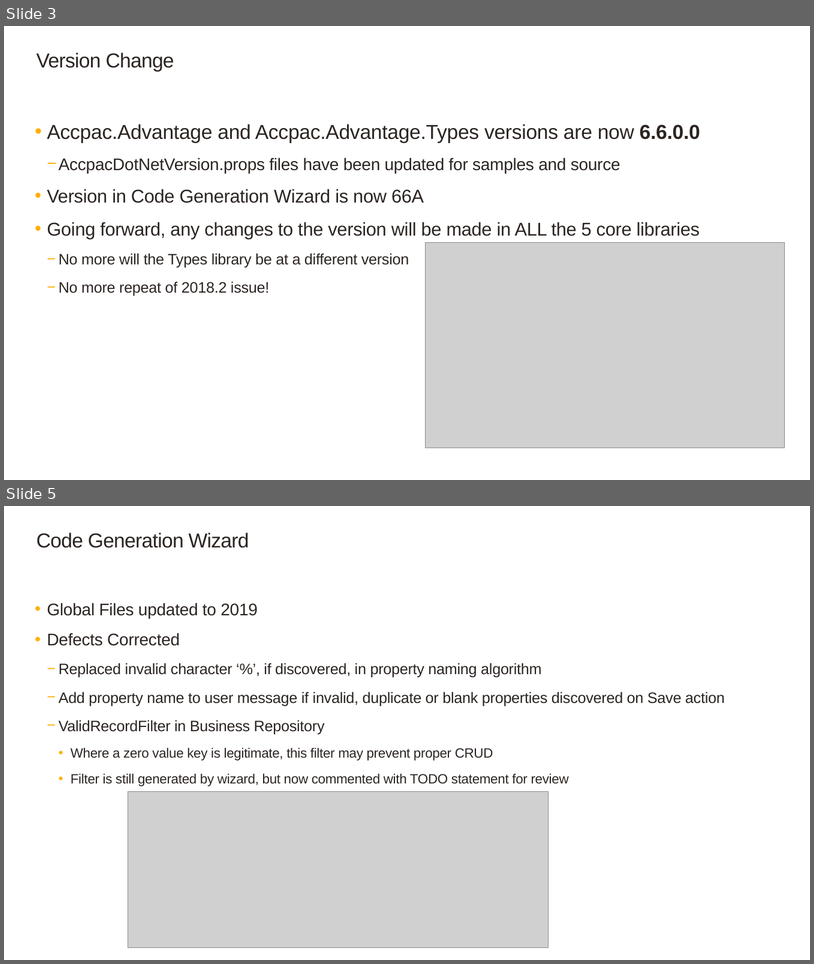
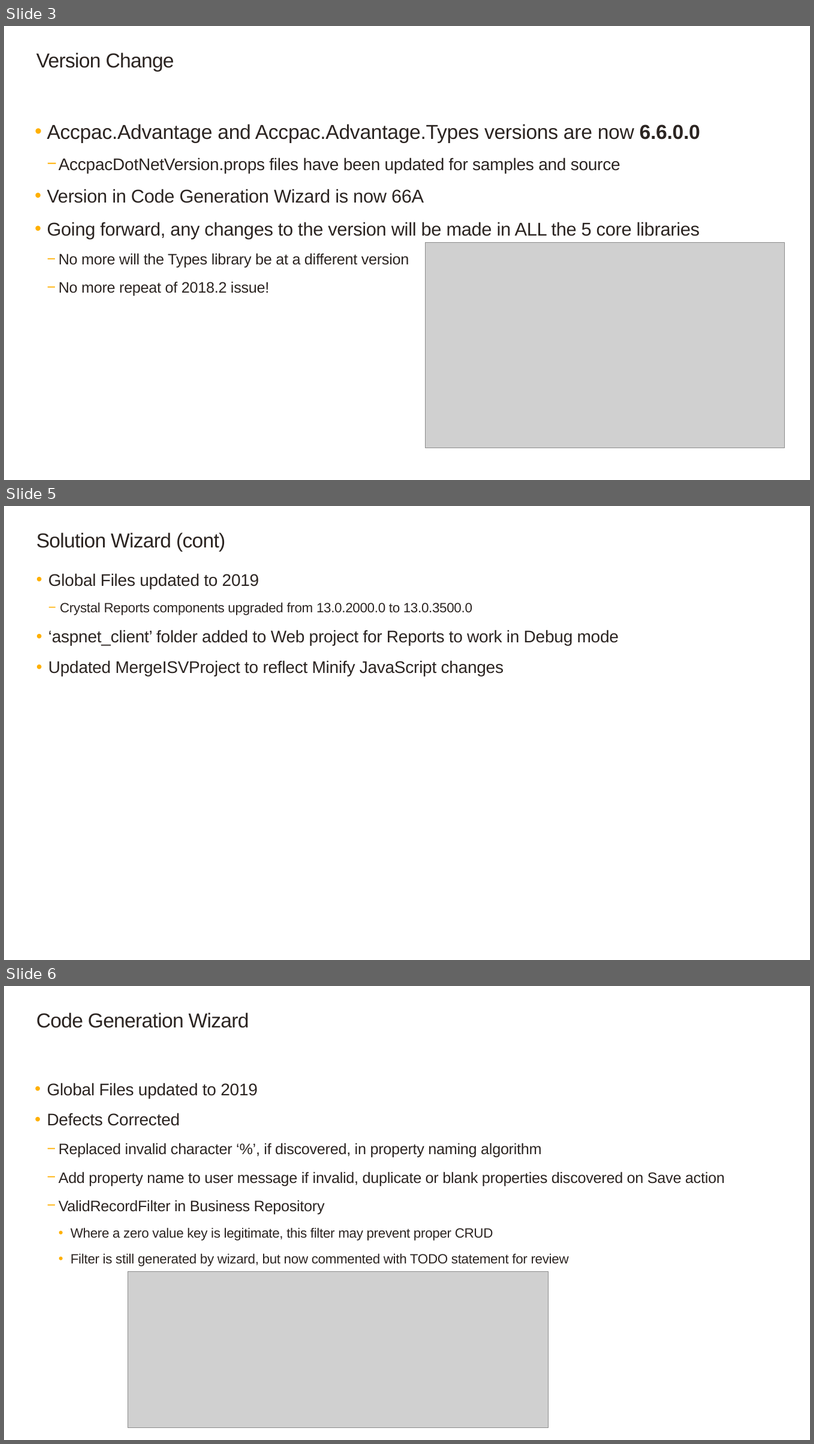
Before and after one commit to SageNADev/Sage300-SDK, a slide deck: docs/presentations/Sage300SDK_2019WebSDKOverview.pptx. Shown one above the other, each under a label of ours: slides 3 and 5 before the commit, slides 3, 5 and 6 after it; the slides between them are not shown. The pictures are 814x964 and 814x1444 pixels, drawn with LibreOffice and Linux fonts; fonts in the diff are those of the drawing; grey boxes stand for pictures; background and template pictures are left out. Boxes give left, top, right and bottom in pixels: in the first picture for what was removed or moved away, otherwise in the second. Text is boxed around its words. In the diff, an @@ line names an element or a change of style, - is before the commit and + after.

```diff
--- a/docs/presentations/Sage300SDK_2019WebSDKOverview.pptx
+++ b/docs/presentations/Sage300SDK_2019WebSDKOverview.pptx
@@ slide 5 added at box(4, 506, 810, 960), background #FFFFFF @@
@@ title added at box(36, 532, 225, 552), 24 pt, text #2B2421 @@
+Solution Wizard (cont)
@@ text added at box(48, 573, 619, 676), 20 pt, text #2B2421 @@
+  • Global Files updated to 2019
+    − Crystal Reports components upgraded from 13.0.2000.0 to 13.0.3500.0
+  • ‘aspnet_client’ folder added to Web project for Reports to work in Debug mode
+  • Updated MergeISVProject to reflect Minify JavaScript changes
@@ what was slide 5 is now slide 6 @@
```
Also in this commit, not shown: 7 slides changed, 4 other files.
